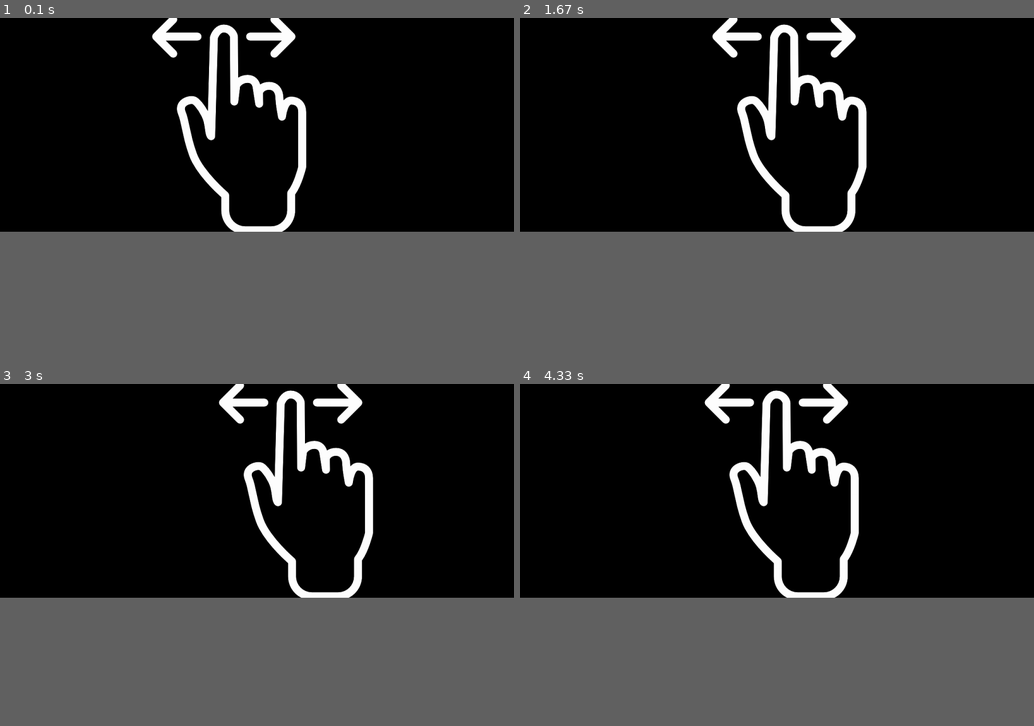
Above: before the commit, frames 1-4 (two rows, left to right).
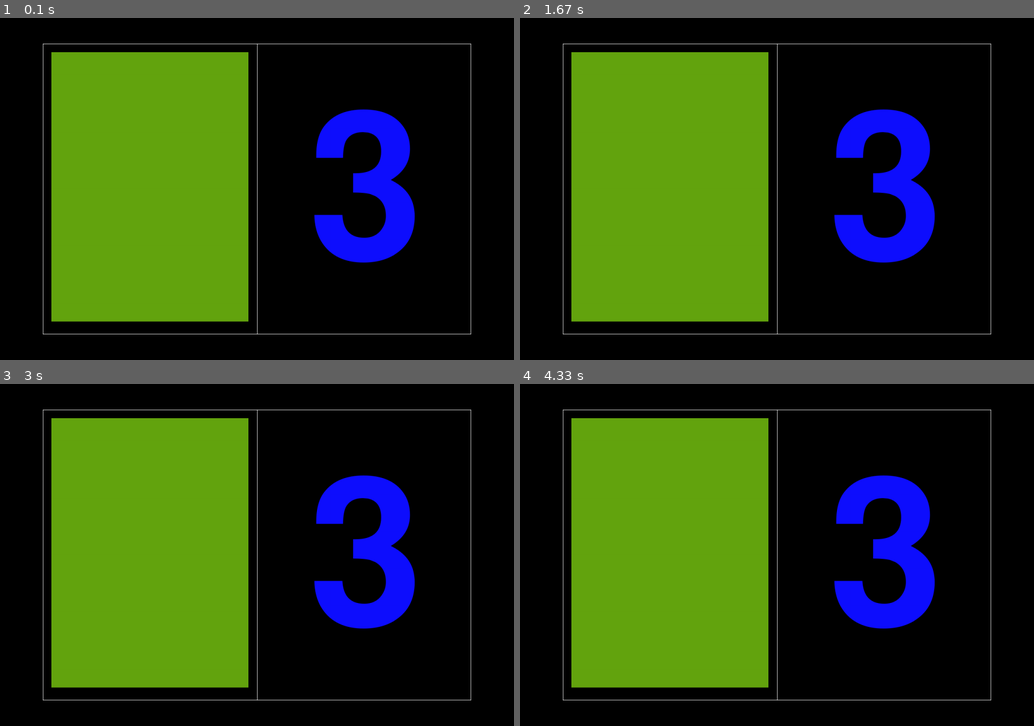
Above: after the commit, the same moments.

Repository: AlexDanin/Elcine-Center
Game: pygame game, started from test.py
The game is run twice, just before and just after one commit, with the same random seed, the same clock (stepped at 60 frames per second) and the same inputs.
Inputs:
- Up to frame 1 (0.1 s): no input
- Up to frame 2 (1.67 s): no input
- Up to frame 3 (3 s): no input
- Up to frame 4 (4.33 s): no input
The window is 900x375 before the commit and 900x600 after it. Grey fills any space a smaller window leaves; there, only what the larger window draws over its background counts as a difference.

The runs differ from the first frame. In frame 1, 38% of the frame differs, in the area x 8-92%, y 0-93%; in frame 2, 39%; in frame 3, 39%; in frame 4, 38%.

Commit message:
new pygame class

Diff:
--- a/Arcanoid.py
+++ b/Arcanoid.py
@@ -10,28 +10,46 @@
 
 class Arcanoid:
     def __init__(self):
+        self.h = db.HEIGHT * db.k_screen
+        self.w = self.h * 1.5
+
+        self.left = (db.WIDTH - self.w) // 2
+        self.top = (db.HEIGHT - self.h) // 2
+        print(self.w, self.h, self.left, self.top)
+
+        # blocks settings
+        self.block_w = self.w // 10
+        self.block_h = self.h // 10
+        print(self.block_h, self.block_w)
+        self.block_list = [
+            pygame.Rect(self.left + self.block_w * i, self.top + self.block_h * j, self.block_w - 10, self.block_h - 10)
+            for i in range(10) for j in range(4)]
+        self.color_list = [(rnd(30, 256), rnd(30, 256), rnd(30, 256)) for i in range(10) for j in range(4)]
+
         # paddle settings
-        self.paddle_w = 330
-        self.paddle_h = 35
-        self.paddle_speed = 15
-        self.paddle = pygame.Rect(WIDTH // 2 - self.paddle_w // 2, HEIGHT - self.paddle_h - 10, self.paddle_w,
+        self.paddle_w = self.block_w * 2 + 10
+        self.paddle_h = self.block_h // 2
+        self.paddle_speed = self.w // 80
+        self.paddle = pygame.Rect(WIDTH // 2 - self.paddle_w // 2, HEIGHT - self.top - self.paddle_h - 10,
+                                  self.paddle_w,
                                   self.paddle_h)
         self.paddle_collision = pygame.Rect(WIDTH // 2 - self.paddle_w // 2 - 20,
-                                            HEIGHT - self.paddle_h - 10 - 20,
+                                            HEIGHT - self.top - self.paddle_h - 10 - 20,
                                             self.paddle_w + 20,
                                             self.paddle_h)
+
         # ball settings
-        self.ball_radius = 20
-        self.ball_speed = 6
+        self.ball_radius = self.block_h * 0.3
+        self.ball_speed = self.w // 200
         self.ball_rect = int(self.ball_radius * 2 ** 0.5)
-        self.ball = pygame.Rect(rnd(self.ball_rect, WIDTH - self.ball_rect), HEIGHT // 2, self.ball_rect,
+        self.ball = pygame.Rect(rnd(self.ball_rect + self.left, WIDTH - self.ball_rect - self.left), HEIGHT // 2,
+                                self.ball_rect,
                                 self.ball_rect)
         self.dx, self.dy = 1, -1
-        # blocks settings
-        self.block_list = [pygame.Rect(10 + 120 * i, 10 + 70 * j, 100, 50) for i in range(10) for j in range(4)]
-        self.color_list = [(rnd(30, 256), rnd(30, 256), rnd(30, 256)) for i in range(10) for j in range(4)]
 
     def draw(self):
+        pygame.draw.rect(db.screen, (255, 255, 255),
+                         (int(self.left - 20), int(self.top - 20), int(self.w + 40), int(self.h + 40)), 1)
         [pygame.draw.rect(db.screen, self.color_list[color], block) for color, block in enumerate(self.block_list)]
         pygame.draw.rect(db.screen, pygame.Color('darkorange'), self.paddle)
         pygame.draw.circle(db.screen, pygame.Color('white'), self.ball.center, self.ball_radius)
@@ -60,10 +78,10 @@
 
     def ball_collision(self):
         # collision left right
-        if self.ball.centerx < self.ball_radius or self.ball.centerx > WIDTH - self.ball_radius:
+        if self.ball.centerx < self.ball_radius + self.left or self.ball.centerx > WIDTH - self.ball_radius - self.left:
             self.dx = -self.dx
         # collision top
-        if self.ball.centery < self.ball_radius:
+        if self.ball.centery < self.ball_radius + self.top:
             self.dy = -self.dy
         # collision paddle
         if self.ball.colliderect(self.paddle) and self.dy > 0:
@@ -79,48 +97,32 @@
             pygame.draw.rect(db.screen, hit_color, hit_rect)
             db.fps += 2
 
-    def control(self, hand_pos_x):
-        if hand_pos_x - 165 > 0 and hand_pos_x + 165 < WIDTH:
-            self.paddle.centerx = hand_pos_x
-            self.paddle_collision.centerx = hand_pos_x
-        else:
-            if hand_pos_x > WIDTH / 2:
-                self.paddle.centerx = WIDTH - 165
-                self.paddle_collision.centerx = WIDTH - 165
-            else:
-                self.paddle.centerx = 165
-                self.paddle_collision.centerx = 165
+    def control(self):
+        # if hand_pos_x - 165 > 0 and hand_pos_x + 165 < WIDTH:
+        #     self.paddle.centerx = hand_pos_x
+        #     self.paddle_collision.centerx = hand_pos_x
+        # else:
+        #     if hand_pos_x > WIDTH / 2:
+        #         self.paddle.centerx = WIDTH - 165
+        #         self.paddle_collision.centerx = WIDTH - 165
+        #     else:
+        #         self.paddle.centerx = 165
+        #         self.paddle_collision.centerx = 165
 
-        # if keyboard.is_pressed('Left') and self.paddle.left > 0:
-        #     self.paddle.left -= self.paddle_speed
-        # if keyboard.is_pressed('Right') and self.paddle.right < WIDTH:
-        #     self.paddle.right += self.paddle_speed
+        if keyboard.is_pressed('Left') and self.paddle.left > self.left:
+            self.paddle.left -= self.paddle_speed
+        if keyboard.is_pressed('Right') and self.paddle.right < WIDTH - self.left - 12:
+            self.paddle.right += self.paddle_speed
 
     def win_game_over(self):
-        if self.ball.bottom > HEIGHT:
+        if self.ball.bottom > HEIGHT - self.top:
             print('GAME OVER!')
             time.sleep(3)
             sys.exit()
-            # db.step = 1
-            # # ========================================
-            # db.game = False
-            # db.rule = True
-            # db.pause = False
-            # db.hand_start = False
-            # db.can_play = False
-            # ========================================
         elif not len(self.block_list):
             print('WIN!!!')
             time.sleep(3)
             sys.exit()
-            # db.step = 1
-            # # ========================================
-            # db.game = False
-            # db.rule = True
-            # db.pause = False
-            # db.hand_start = False
-            # db.can_play = False
-            # ========================================
 
     def run(self):
         # control
--- a/DataBase.py
+++ b/DataBase.py
@@ -1,4 +1,4 @@
-WIDTH, HEIGHT = 1200, 500
+WIDTH, HEIGHT = 1200, 800
 hand = None
 screen = None
 fps = 60
@@ -8,6 +8,11 @@
 
 step = 0
 
+# Коэффициенты
+k_screen = 0.8
+
+# 1______2___
+win_or_lose = 0
 
 # =====  BOOL  =========
 game = False
--- a/PyGameClass.py
+++ b/PyGameClass.py
@@ -8,7 +8,16 @@
         self.clock = pygame.time.Clock()
         self.flag = True
         pygame.font.init()
-        self.font = pygame.font.Font(None, 200)
+        self.font_timer_game = pygame.font.Font(None, 200)
+        self.font_timer_home = pygame.font.Font(None, 700)
+        self.font_lose = pygame.font.Font(None, 150)
+        self.font_win = pygame.font.Font(None, 150)
+
+        # window
+        self.h = db.HEIGHT * db.k_screen
+        self.w = self.h * 1.5
+        self.left = (db.WIDTH - self.w) // 2
+        self.top = (db.HEIGHT - self.h) // 2
 
     def init(self):
         pygame.init()
@@ -17,12 +26,16 @@
     def quit(self):
         pygame.quit()
 
-    def draw_timer(self):
+    def draw_timer_game(self):
         if not db.game:
-            text = self.font.render(str(db.seconds), True, (255, 255, 255))
+            text = self.font_timer_game.render(str(db.seconds), True, (255, 255, 255))
             db.screen.blit(text, (db.WIDTH // 2 - 50, db.HEIGHT // 2 - 100))
 
-    def rules(self):
+    def draw_timer_home(self):
+        text = self.font_timer_home.render("3", True, (15, 15, 255))
+        db.screen.blit(text, (db.WIDTH - self.left * 4, db.HEIGHT / 2 - self.top * 2.8))
+
+    def draw_rules(self):
         surf = pygame.image.load("img\pointing_up_negate.png")
         for i in range(-150, 150):
             db.screen.fill((0, 0, 0))
@@ -33,6 +46,28 @@
             db.screen.blit(surf, (db.WIDTH // 2 - 256 + i, db.HEIGHT // 2 - 256))
             pygame.display.flip()
 
+    def draw_game_over(self):
+        pygame.draw.rect(db.screen, (255, 255, 255),
+                         (int(self.left - 20), int(self.top - 20), int(self.w + 40), int(self.h + 40)), 1)
+        text = self.font_lose.render("Game Over", True, (255, 100, 100))
+        db.screen.blit(text, (self.left + 75, db.HEIGHT // 2 - 75))
+
+    def draw_win(self):
+        pygame.draw.rect(db.screen, (255, 255, 255),
+                         (int(self.left - 20), int(self.top - 20), int(self.w + 40), int(self.h + 40)), 1)
+        text = self.font_win.render("Win", True, (100, 255, 100))
+        db.screen.blit(text, (self.left * 2 + 20, db.HEIGHT // 2 - 75))
+
+    def draw_home_screen(self):
+        pygame.draw.rect(db.screen, (255, 255, 255),
+                         (int(self.left - 20), int(self.top - 20), int(self.w + 40), int(self.h + 40)), 1)
+        pygame.draw.line(db.screen, (255, 255, 255), (db.WIDTH // 2, self.top - 20),
+                         (db.WIDTH // 2, db.HEIGHT - self.top + 19), 1)
+        # Изображение с камеры
+        pygame.draw.rect(db.screen, (100, 165, 15),
+                         (int(self.left), int(self.top), int(self.w // 2 - 20), int(self.h - 10)))
+
+
     def game(self, copy):
         while self.flag:
             db.screen.fill((0, 0, 0))
@@ -40,22 +75,26 @@
                 if event.type == pygame.QUIT:
                     exit()
 
-            if db.rule:
-                self.rules()
-            else:
-                if db.game:
-                    try:
-                        copy.run()
-                        copy.control(db.hand['lmList'][8][:2][0])
-                    except Exception:
-                        print("None hand")
-                else:
-                    try:
-                        copy.delay()
-                        copy.control(db.hand['lmList'][8][:2][0])
-                    except Exception:
-                        pass
-                    self.draw_timer()
+            # if db.rule:
+            #     self.rules()
+            # else:
+            #     if db.game:
+            #         try:
+            #             copy.run()
+            #             copy.control(db.hand['lmList'][8][:2][0])
+            #         except Exception:
+            #             print("None hand")
+            #     else:
+            #         try:
+            #             copy.delay()
+            #             copy.control(db.hand['lmList'][8][:2][0])
+            #         except Exception:
+            #             pass
+            #         self.draw_timer()
+            # copy.delay()
+            # copy.control()
+            self.draw_home_screen()
+            self.draw_timer_home()
 
-                pygame.display.flip()
-                self.clock.tick(db.fps)
+            pygame.display.flip()
+            self.clock.tick(db.fps)
--- a/test.py
+++ b/test.py
@@ -1,33 +1,9 @@
-# from Arcanoid import *
-# from PyGameClass import *
-#
-# arc = Arcanoid()
-# start = Start()
-#
-# start.game(arc)
+from Arcanoid import *
+from PyGameClass import *
 
-import DataBase as db
-import pygame as pg
-import sys
+arc = Arcanoid()
+start = Start()
 
-pg.init()
+start.init()
 
-sc = pg.display.set_mode((db.WIDTH, db.HEIGHT))
-while True:
-    for i in range(-100, 100):
-        sc.fill((0, 0, 0))
-        surf = pg.image.load("img\pointing_up_negate.png")
-        sc.blit(surf, (db.WIDTH // 2 - 256 + i, db.HEIGHT // 2 - 256))
-        pg.display.update()
-    for i in range(100, -100, -1):
-        sc.fill((0, 0, 0))
-        surf = pg.image.load("img\pointing_up_negate.png")
-        sc.blit(surf, (db.WIDTH // 2 - 256 + i, db.HEIGHT // 2 - 256))
-        pg.display.update()
-
-# while 1:
-#     for i in pg.event.get():
-#         if i.type == pg.QUIT:
-#             sys.exit()
-#
-#     pg.time.delay(20)
+start.game(arc)
